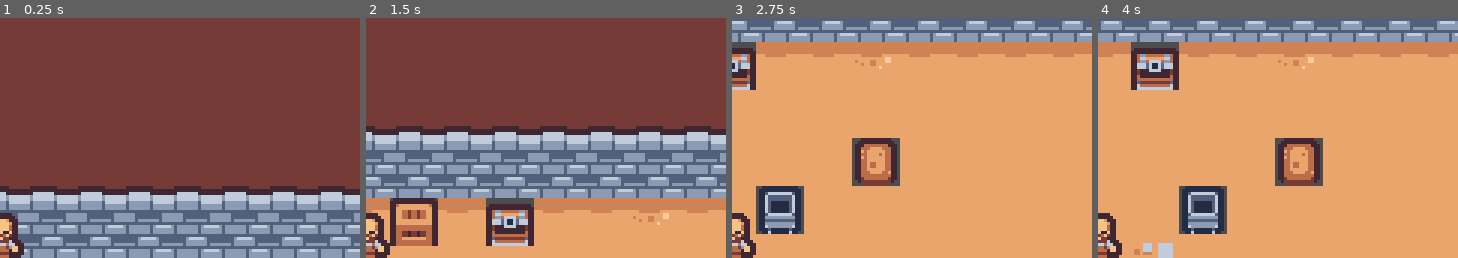
Above: before the commit, frames 1-4 (left to right).
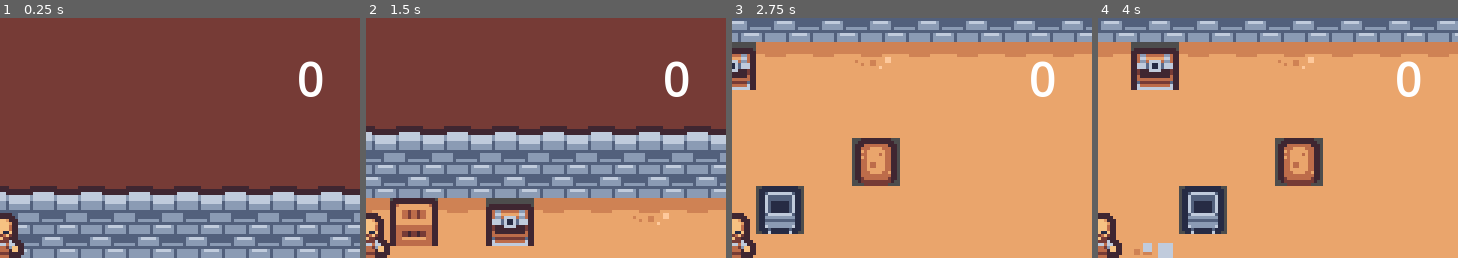
Above: after the commit, the same moments.

Repository: Enginaaron/CAFECAFE
Game: Godot game, scene res://main.tscn
Two runs of this game, one before a commit and one after it. Both use one fixed random seed, a clock stepped at 60 frames per second and the inputs below.
Inputs:
- Up to frame 1 (0.25 s): no input
- Up to frame 2 (1.5 s): tap Enter at 0.5 s; hold D (right) 0.53-1.28 s; hold E (interact) 0.53-1.28 s; hold S (down) from 1.28 s (still down); tap E (interact) at 1.35 s
- Up to frame 3 (2.75 s): release S (down) at 2.03 s; hold D (right) from 2.03 s (still down); hold E (interact) from 2.03 s (still down)
- Up to frame 4 (4 s): release D (right) at 2.78 s; release E (interact) at 2.78 s; hold W (up) 2.78-3.53 s; tap E (interact) at 2.85 s; tap Space at 3.5 s; hold A (left) from 3.53 s (still down); hold E (interact) from 3.53 s (still down)
The pictures show only the part of the screen within x 50-100%, y 0-50%; the shares and areas given below are measured in that part.

The runs differ from the first frame. In frame 1, 0.6% of the frame differs, in the area x 83-90%, y 17-33%; in frame 2, 0.6%; in frame 3, 0.6%; in frame 4, 0.6%.

Commit message:
added money label to top right

Diff:
--- a/Godot/main.tscn
+++ b/Godot/main.tscn
@@ -254,6 +254,13 @@
 
 [node name="Camera2D" type="Camera2D" parent="player/Chef"]
 
+[node name="Money Label" type="Label" parent="player/Chef/Camera2D"]
+offset_left = 99.0
+offset_top = -71.0
+offset_right = 111.0
+offset_bottom = -48.0
+text = "0"
+
 [node name="CollisionShape2D" type="CollisionShape2D" parent="player"]
 scale = Vector2(0.8, 0.8)
 shape = SubResource("RectangleShape2D_nlpgy")
